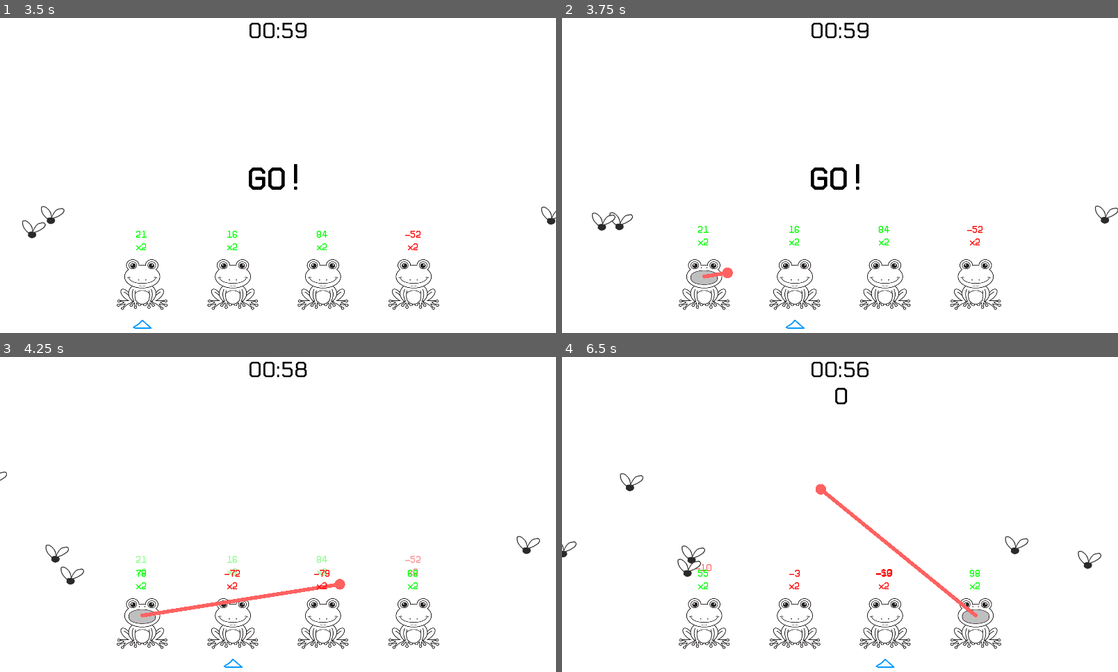
Above: before the commit, frames 1-4 (two rows, left to right).
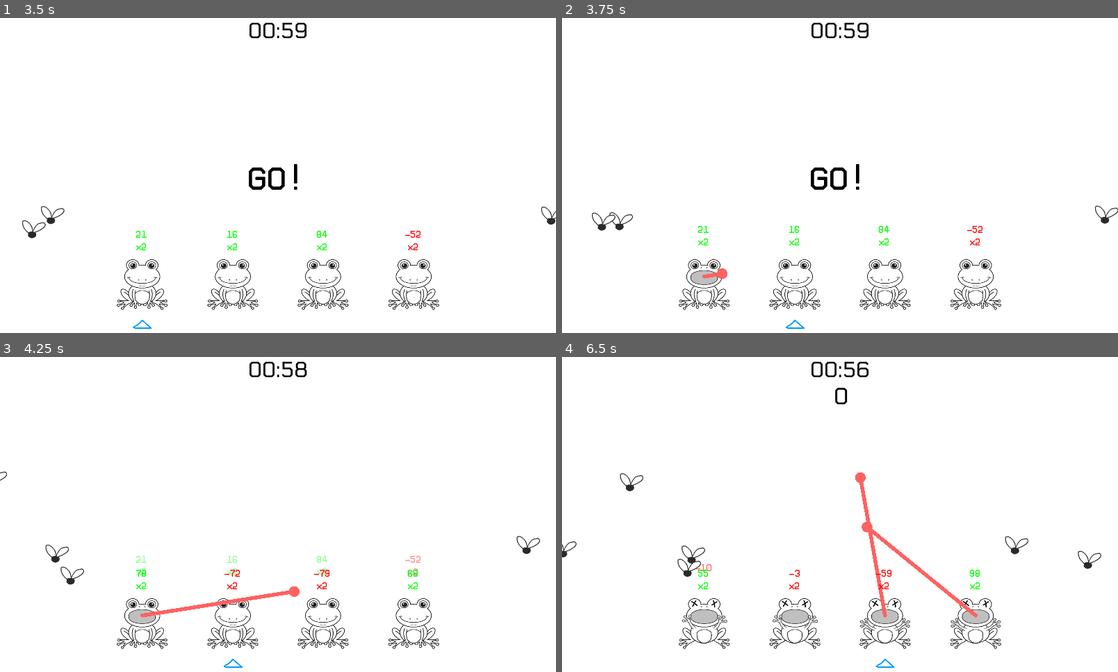
Above: after the commit, the same moments.

Repository: RichoM/time-flies
Game: Godot game, scene res://Level.tscn
Two runs of this game, one before a commit and one after it. Both use one fixed random seed, a clock stepped at 60 frames per second and the inputs below.
Inputs (mouse positions are in pixels of both pictures, inside the frame that each line leads up to):
- Up to frame 1 (3.5 s): tap Enter (ui_accept) at 0.5, 0.77, 1.52, 3.02 s; move the mouse to (400, 162) at 0.52 s; click (400, 162) at 0.67 s; move the mouse to (166, 197) at 1.27 s; click (166, 197) at 1.42 s; move the mouse to (333, 109) at 2.02 s; click (333, 109) at 2.17 s; move the mouse to (250, 244) at 2.77 s; click (250, 244) at 2.92 s
- Up to frame 2 (3.75 s): move the mouse to (1006, 229) at 3.52 s; click (1006, 229) at 3.67 s
- Up to frame 3 (4.25 s): tap Enter (ui_accept) at 3.77 s
- Up to frame 4 (6.5 s): move the mouse to (673, 470) at 4.27 s; click (673, 470) at 4.42 s; tap Enter (ui_accept) at 4.52, 6.02 s; move the mouse to (867, 517) at 5.02 s; click (867, 517) at 5.17 s; move the mouse to (756, 438) at 5.77 s; click (756, 438) at 5.92 s

Frame 1 is identical in both runs. In frame 2, less than 0.1% of the frame differs, in the area x 27-31%, y 79-83%; in frame 3, 0.2%; in frame 4, 1.8%, in the area x 21-79%, y 36-93%.

Commit message:
Changed tongue behavior to always go full length

Diff:
--- a/Frog.tscn
+++ b/Frog.tscn
@@ -52,7 +52,6 @@
 [node name="tongue" type="Node2D" parent="."]
 position = Vector2( 0, -47 )
 script = ExtResource( 2 )
-speed = 650
 
 [node name="line" type="Line2D" parent="tongue"]
 z_index = 100
--- a/tongue.gd
+++ b/tongue.gd
@@ -41,7 +41,7 @@
 	tip.visible = line.visible
 	if state == FWD:
 		line.points[1] += (vel * delta)
-		if (target.distance_to(line.points[1]) < 10):
+		if (line.points[0].distance_to(line.points[1]) > 450):
 			set_state(BWD)
 	if state == BWD:
 		line.points[1] -= (vel * delta)
